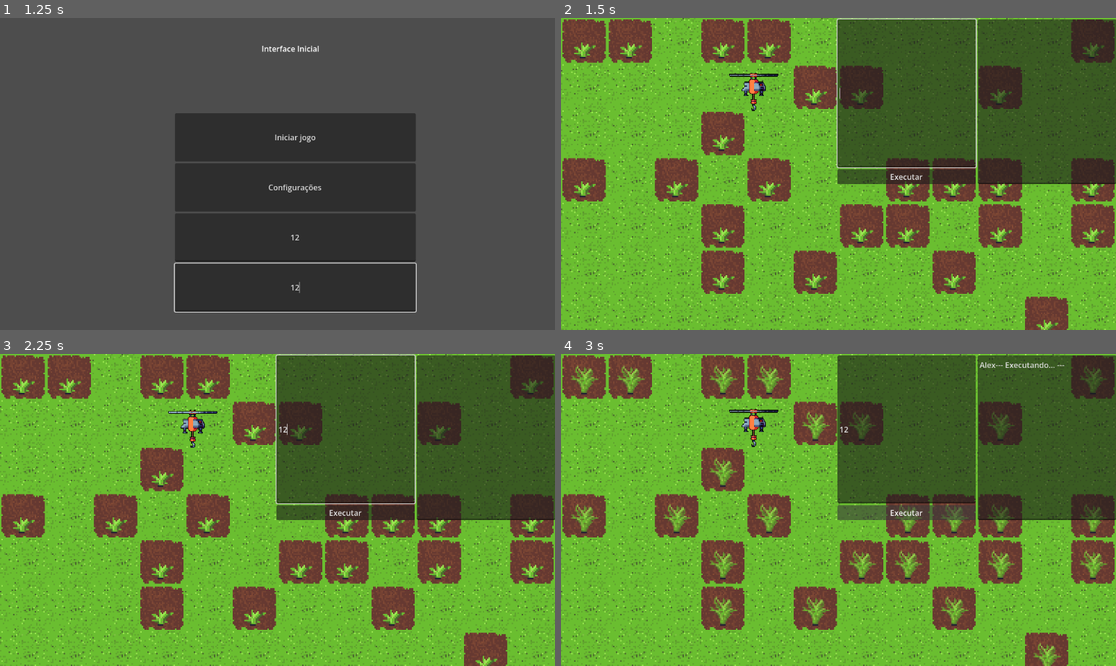
Above: before the commit, frames 1-4 (two rows, left to right).
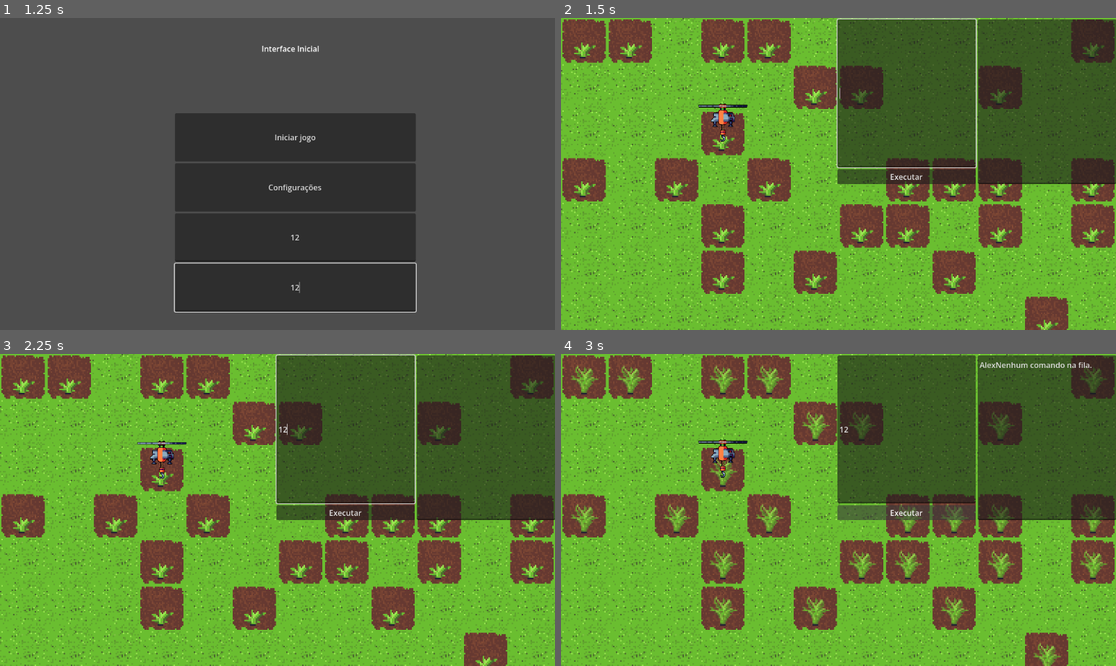
Above: after the commit, the same moments.

Repository: GameLab-UERJ/Monitoria-Estruturas-Algoritmos
Game: Godot game, scene res://scenes/control.tscn
The game is run twice, just before and just after one commit, with the same random seed, the same clock (stepped at 60 frames per second) and the same inputs.
Inputs (mouse positions are in pixels of both pictures, inside the frame that each line leads up to):
- Up to frame 1 (1.25 s): click (294, 236) at 0.52 s; type "12" at 0.6 s; click (294, 286) at 0.75 s; type "12" at 0.83 s
- Up to frame 2 (1.5 s): click "Iniciar jogo" at 1.25 s
- Up to frame 3 (2.25 s): click (344, 428) at 2.02 s; type "12" at 2.1 s
- Up to frame 4 (3 s): click (1049, 438) at 2.25 s; type "Alex" at 2.33 s; click "Executar" at 2.75 s

Frame 1 is identical in both runs. In frame 2, 0.6% of the frame differs, in the area x 24-40%, y 17-40%; in frame 3, 0.6%; in frame 4, 0.8%, in the area x 24-96%, y 2-40%.

Commit message:
Sprint 5.5: Funcionabilidade de comandos de movimentação

Diff:
--- a/scenes/cena_inical_do_jogo.tscn
+++ b/scenes/cena_inical_do_jogo.tscn
@@ -14,8 +14,8 @@
 rendering_quadrant_size = 32
 script = ExtResource("2_ilbva")
 
-[node name="Player" parent="." unique_id=1531125137 instance=ExtResource("3_ilbva")]
-position = Vector2(398, 148)
+[node name="Player" parent="." unique_id=1531125137 groups=["player"] instance=ExtResource("3_ilbva")]
+position = Vector2(349, 220)
 scale = Vector2(3, 3)
 
 [node name="Timer" type="Timer" parent="." unique_id=283884369]
--- a/scripts/player.gd
+++ b/scripts/player.gd
@@ -5,11 +5,21 @@
 var grid_position: Vector2
 var is_moving: bool = false
 
+signal movement_finished  # sinal para avisar que terminou
+
 var inputs = {
-	"ui_right": Vector2.RIGHT,
-	"ui_left": Vector2.LEFT,
-	"ui_up": Vector2.UP,
-	"ui_down": Vector2.DOWN
+	"ui_right":  Vector2.RIGHT,
+	"ui_left":   Vector2.LEFT,
+	"ui_up":     Vector2.UP,
+	"ui_down":   Vector2.DOWN
+}
+
+# Mapeamento de comando de texto para action name
+var command_to_input = {
+	"move_right": "ui_right",
+	"move_left":  "ui_left",
+	"move_up":    "ui_up",
+	"move_down":  "ui_down"
 }
 
 func _ready():
@@ -23,7 +33,7 @@
 		if event.is_action_pressed(dir):
 			move2(dir)
 
-func move2(dir):
+func move2(dir: String):
 	ray.target_position = inputs[dir] * tile_size * 2
 	ray.force_raycast_update()
 	if !ray.is_colliding():
@@ -31,5 +41,20 @@
 		var target = grid_position * tile_size + Vector2.ONE * tile_size / 2
 		var tween = create_tween()
 		tween.tween_property(self, "position", target, 0.15)
-		tween.tween_callback(func(): is_moving = false)
+		tween.tween_callback(func():
+			is_moving = false
+			movement_finished.emit()  # avisa que terminou
+		)
 		is_moving = true
+	else:
+		# Colisão e emite o sinal mesmo assim para não travar a fila
+		movement_finished.emit()
+
+# Chamado pelo prompt de comando passando string como "move_left"
+func mover_por_comando(comando: String) -> bool:
+	if is_moving:
+		return false
+	if comando in command_to_input:
+		move2(command_to_input[comando])
+		return true
+	return false
--- a/scripts/promptde_comando.gd
+++ b/scripts/promptde_comando.gd
@@ -1,10 +1,12 @@
 extends Control
 
-@onready var input = $HBoxContainer/VBoxContainer/LineEdit
+@onready var input    = $HBoxContainer/VBoxContainer/LineEdit
 @onready var historico = $HBoxContainer/TextEdit
 
-const COMANDOS_VALIDOS = ["mover_esq", "mover_dir", "acima", "abaixo", "plantar", "coletar"]
-var actions = []
+const COMANDOS_VALIDOS = ["move_left", "move_right", "move_up", "move_down", "plant", "collect"]
+
+var actions: Array = []
+var executando: bool = false
 
 func _ready():
 	input.text_submitted.connect(_on_input_submitted)
@@ -12,32 +14,52 @@
 
 func _on_input_submitted(text: String):
 	var comando = text.strip_edges()
-
-
 	if not comando.is_empty():
 		adicionar_comando(comando)
-
 	input.clear()
 
-# Nova função para organizar a adição
 func adicionar_comando(comando: String):
-
 	var comando_limpo = comando.replace("()", "").strip_edges()
-
 	if comando_limpo in COMANDOS_VALIDOS:
 		actions.append(comando_limpo)
-		historico.text += "Comando adicionado: " + comando_limpo + "\n"
+		historico.text += "+ Adicionado: " + comando_limpo + "\n"
 	else:
-		historico.text += "ERRO: Comando '" + comando_limpo + "' inválido!\n"
-
+		historico.text += "X ERRO: '" + comando_limpo + "' inválido!\n"
 
 func _on_button_pressed() -> void:
+	if executando:
+		historico.text += "Já executando, aguarde...\n"
+		return
 	executar_acoes()
 
 func executar_acoes():
-	historico.text += "--- Executando... ---\n"
+	if actions.is_empty():
+		historico.text += "Nenhum comando na fila.\n"
+		return
+
+	executando = true
+	historico.text += "--- Executando %d ação(ões)... ---\n" % actions.size()
+
+	# Pega o player (ajuste o caminho conforme sua cena)
+	var player = get_tree().get_first_node_in_group("player")
+	if player == null:
+		historico.text += "X ERRO: Player não encontrado! Adicione ao grupo 'player'.\n"
+		executando = false
+		return
+
 	for acao in actions:
-		print("Executando: ", acao)
+		historico.text += "▶ %s\n" % acao
 
+		var movimentos = ["move_left", "move_right", "move_up", "move_down"]
+		if acao in movimentos:
+			var ok = player.mover_por_comando(acao)
+			if ok:
+				# Aguarda o sinal de fim do movimento antes de continuar
+				await player.movement_finished
+			else:
+				historico.text += "Movimento bloqueado.\n"
+		# (plantar, coletar, etc. serão implementados depois)
 
 	actions.clear()
+	executando = false
+	historico.text += "--- Concluído! ---\n"
